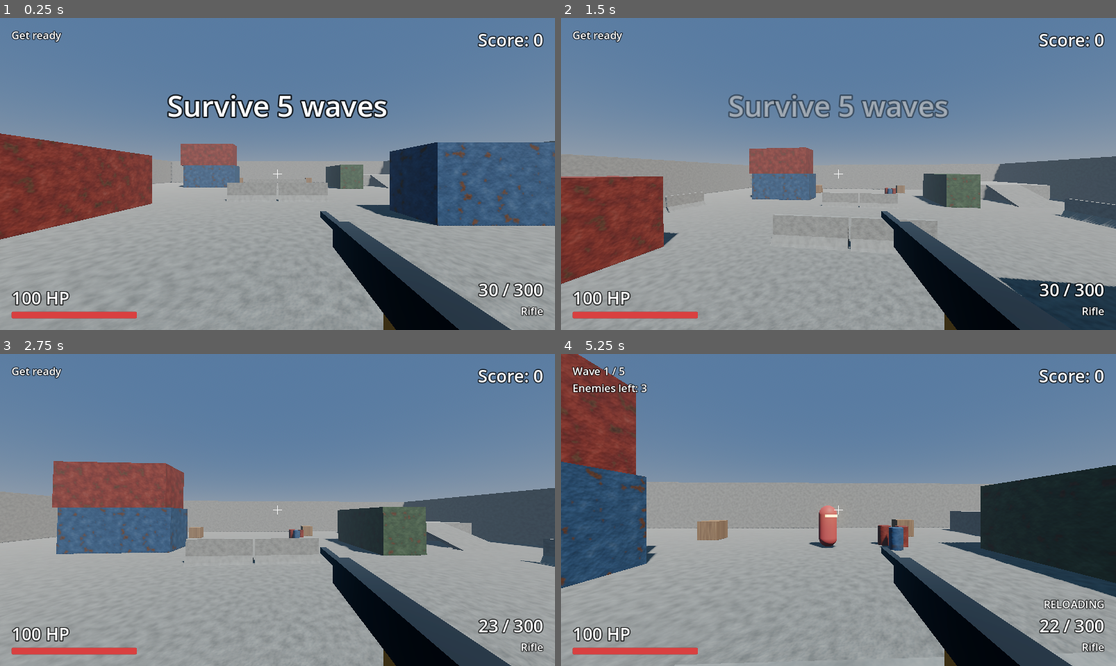
Above: before the commit, frames 1-4 (two rows, left to right).
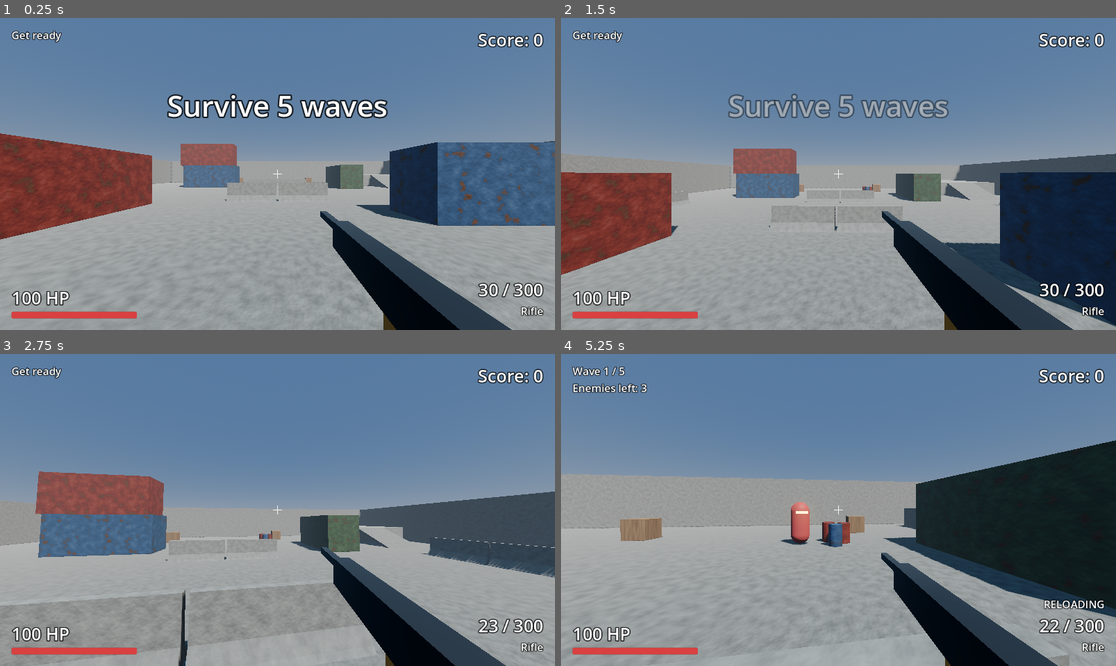
Above: after the commit, the same moments.

Repository: rynxnet/IST-ClubFallGame
Game: Godot game, scene res://scenes/main.tscn
The game is run twice, just before and just after one commit, with the same random seed, the same clock (stepped at 60 frames per second) and the same inputs.
Inputs (mouse positions are in pixels of both pictures, inside the frame that each line leads up to):
- Up to frame 1 (0.25 s): no input
- Up to frame 2 (1.5 s): move the mouse to (866, 174) at 0.52 s; hold Right mouse button (aim) 0.53-1.28 s; hold W (move_forward) from 0.53 s (still down); tap Space (jump) at 0.77, 1.07 s; tap Ctrl (crouch) at 0.8, 1.35 s; move the mouse to (810, 174) at 1.27 s
- Up to frame 3 (2.75 s): keep holding W (move_forward); tap Space (jump) at 1.52, 1.82 s; click (249, 510) at 1.55 s; move the mouse to (288, 503) at 2.02 s; press the mouse at (288, 503) at 2.03 s; tap Shift (sprint) at 2.3 s
- Up to frame 4 (5.25 s): keep holding W (move_forward); move the mouse to (832, 516) at 2.77 s; release the mouse at (832, 516) at 2.78 s; tap Shift (sprint) at 2.85 s; tap Space (jump) at 3.02, 3.32, 3.77, 4.07, 4.52, 4.55, 4.82, 5.1 s; tap Mouse wheel down (weapon_next) at 3.05 s; move the mouse to (877, 513) at 3.52 s; hold Mouse wheel down (weapon_next) 3.53-4.28 s; tap Mouse wheel up (weapon_prev) at 3.8, 4.35 s; tap R (reload) at 4.15 s; move the mouse to (794, 506) at 4.27 s; move the mouse to (844, 510) at 5.02 s; hold Right mouse button (aim) from 5.03 s (still down)

The runs differ from the first frame. In frame 1, less than 0.1% of the frame differs, in the area x 57-93%, y 62-100%; in frame 2, 15%; in frame 3, 11%; in frame 4, 22%, in the area x 0-100%, y 0-100%.

Commit message:
Player feel: ADS, crouch, sprint rules, recoil, flinch, procedural gun pose
- Aim down sights (hold aim): FOV lerps to the weapon's aim_fov, the
  WeaponHolder moves to its aim_position, mouse sensitivity scales with
  FOV, move speed drops to 3 m/s. Disabled while reloading.
- Crouch (hold): capsule 1.8 -> 1.1 m with feet kept on the floor, eye
  height 1.6 -> 0.95 m, 2.5 m/s; test_move keeps you crouched under a
  low ceiling. Fully covered behind the 1.1 m jersey barriers.
- Sprint 7 m/s only moving forward and not aiming/crouching; the gun is
  lowered and can't fire until it has come back up. Walk is 4.5 m/s.
- set_handling() every physics frame so spread follows movement.
- View recoil from each weapon's fired signal (recoil_pitch/yaw, x0.7
  aiming and crouched), recovering smoothly to zero; damage flinch and
  noise shake; landing dip and nod scaled by impact speed.
- New WeaponHolder script: sway trailing mouse look, stride-synced
  bob, idle breathing, sprint pose, per-shot kick, landing drop, ADS
  blend. Driven by the player; never reads it.
- Footsteps at stride intervals (quieter crouched), land sound.
- Health regenerates 12/s after 5 s without damage.

Co-Authored-By: Claude Opus 5.5 <noreply@anthropic.com>
Claude-Session: https://claude.ai/code/session_01KSrrXJgrBuMUYUwe6hachZ

Diff:
--- a/scenes/player/player.tscn
+++ b/scenes/player/player.tscn
@@ -1,10 +1,12 @@
-[gd_scene load_steps=5 format=3]
+[gd_scene load_steps=6 format=3]
 
 [ext_resource type="Script" path="res://scripts/player/player_controller.gd" id="1_player"]
 [ext_resource type="Script" path="res://scripts/core/health.gd" id="2_health"]
 [ext_resource type="PackedScene" path="res://scenes/weapons/rifle.tscn" id="3_rifle"]
+[ext_resource type="Script" path="res://scripts/player/weapon_holder.gd" id="4_holder"]
 
 [sub_resource type="CapsuleShape3D" id="CapsuleShape3D_body"]
+resource_local_to_scene = true
 radius = 0.4
 height = 1.8
 
@@ -28,8 +30,11 @@
 
 [node name="WeaponHolder" type="Node3D" parent="Head/Camera3D"]
 transform = Transform3D(1, 0, 0, 0, 1, 0, 0, 0, 1, 0.2, -0.19, -0.38)
+script = ExtResource("4_holder")
 
 [node name="Rifle" parent="Head/Camera3D/WeaponHolder" instance=ExtResource("3_rifle")]
 
 [node name="Health" type="Node" parent="."]
 script = ExtResource("2_health")
+regen_delay = 5.0
+regen_per_second = 12.0
--- a/scripts/player/player_controller.gd
+++ b/scripts/player/player_controller.gd
@@ -1,86 +1,337 @@
 class_name PlayerController
 extends CharacterBody3D
-## The local player's first-person body: movement, mouse look, health, and weapon input.
+## The local player's first-person body: walk/sprint/crouch/jump, mouse look, aim-down-sights,
+## view recoil, damage flinch, landing dip, footsteps, health, and weapon input.
 ##
-## Calls down into its weapons (WeaponBase children of WeaponHolder).
+## Calls down into its weapons (WeaponBase children of WeaponHolder) and into WeaponHolder,
+## which it feeds movement and aim state every frame so the gun is posed procedurally.
 ## Signals up: GameManager listens for `died`, UIManager for `health_changed` / `weapon_changed`.
+## The HUD reads `is_aiming`.
 ##
-## Not built yet (good next issues): crouch, aim-down-sights (`aim` action), footsteps.
+## Movement and firing run in `_physics_process`; purely visual smoothing (FOV, eye height,
+## camera offsets, gun pose) runs in `_process` so it stays smooth above the physics rate.
 
 signal health_changed(current: float, maximum: float)
 signal weapon_changed(weapon: WeaponBase)
 signal died
 
-@export var walk_speed: float = 5.0
-@export var sprint_speed: float = 8.0
+@export_group("Movement")
+@export var walk_speed: float = 4.5
+@export var sprint_speed: float = 7.0
+@export var crouch_speed: float = 2.5
+## Top speed while aiming down sights.
+@export var aim_speed: float = 3.0
 @export var jump_velocity: float = 4.5
 ## How quickly the player reaches target speed on the ground. Higher = snappier.
 @export var ground_acceleration: float = 12.0
 @export var air_acceleration: float = 3.0
-## Degrees of rotation per pixel of mouse movement.
+
+@export_group("Look")
+## Degrees of rotation per pixel of mouse movement at the base FOV. Scaled down while zoomed
+## so the sights don't feel twitchy.
 @export_range(0.01, 1.0) var mouse_sensitivity: float = 0.15
+@export var base_fov: float = 80.0
+## Seconds to bring the sights up to your eye (and back down).
+@export var aim_transition_time: float = 0.18
+
+@export_group("Crouch")
+@export var stand_height: float = 1.8
+## Jersey barriers are 1.1 m tall, so a crouched player fits fully behind one.
+@export var crouch_height: float = 1.1
+@export var stand_eye_height: float = 1.6
+@export var crouch_eye_height: float = 0.95
+## How quickly the view moves between standing and crouched eye height.
+@export var crouch_transition_speed: float = 10.0
+
+@export_group("Sprint")
+## Seconds to swing the gun into (and out of) the lowered sprint pose.
+@export var sprint_transition_time: float = 0.25
+## After sprinting the gun can fire once it has come back up past this point (0 = fully up).
+@export_range(0.0, 1.0) var sprint_fire_threshold: float = 0.2
+
+@export_group("Recoil")
+## How quickly the view snaps to the recoil kick. Higher = sharper.
+@export var recoil_snappiness: float = 30.0
+## How quickly the view settles back. Lower = more climb under sustained fire.
+@export var recoil_recovery: float = 4.0
+@export_range(0.0, 1.0) var aim_recoil_multiplier: float = 0.7
+@export_range(0.0, 1.0) var crouch_recoil_multiplier: float = 0.7
+## Cap on accumulated view kick, in degrees.
+@export var max_recoil_degrees: float = 12.0
+
+@export_group("Damage flinch")
+## Damage in one hit that produces a full-strength shake.
+@export var damage_for_full_shake: float = 35.0
+@export var max_shake_degrees: float = 2.0
+@export var shake_frequency: float = 20.0
+## Shake strength lost per second (1.0 = a full shake lasts one second).
+@export var shake_decay: float = 1.8
+## View jolt in degrees for a full-strength hit.
+@export var flinch_degrees: float = 4.0
+
+@export_group("Landing")
+## Falls slower than this (m/s) don't count as a landing.
+@export var land_min_speed: float = 2.5
+## Metres the view dips per m/s of impact speed.
+@export var land_dip_per_speed: float = 0.015
+@export var max_land_dip: float = 0.16
+## The view also nods down this many degrees per m/s of impact speed.
+@export var land_pitch_per_speed: float = 0.35
+@export var land_recovery: float = 7.0
+
+@export_group("Footsteps")
+## Metres per step at crouch speed; strides lengthen up to the max at sprint speed.
+@export var stride_length_min: float = 1.3
+@export var stride_length_max: float = 2.4
+@export var footstep_volume_db: float = -3.0
+@export var sprint_footstep_volume_db: float = 0.0
+@export var crouch_footstep_volume_db: float = -14.0
+
+## How quickly the view drops into a landing dip (it recovers at `land_recovery`).
+const LAND_SNAP: float = 30.0
+## Below this horizontal speed the player counts as standing still.
+const MIN_STRIDE_SPEED: float = 0.5
 
 var weapons: Array[WeaponBase] = []
 var current_weapon: WeaponBase
 ## Read by the HUD (hides the crosshair while aiming).
 var is_aiming: bool = false
 var is_crouching: bool = false
+var is_sprinting: bool = false
 var _weapon_index: int = 0
+var _horizontal_speed: float = 0.0
+var _aim_blend: float = 0.0
+var _sprint_blend: float = 0.0
+var _eye_height: float
+var _land_dip: float = 0.0
+var _land_dip_target: float = 0.0
+## Stride phase in radians; footsteps land at 0 and PI.
+var _stride_phase: float = 0.0
+## Degrees the view turned since the last frame, for weapon sway.
+var _look_delta := Vector2.ZERO
+## Camera offsets in degrees (x pitch, y yaw, z roll) from recoil, flinches and landings.
+var _view_kick := Vector3.ZERO
+var _view_kick_target := Vector3.ZERO
+var _shake_trauma: float = 0.0
+var _shake_time: float = 0.0
+var _last_health: float
+var _noise := FastNoiseLite.new()
 
 @onready var head: Node3D = $Head
 @onready var camera: Camera3D = $Head/Camera3D
-@onready var weapon_holder: Node3D = $Head/Camera3D/WeaponHolder
+@onready var weapon_holder: WeaponHolder = $Head/Camera3D/WeaponHolder
 @onready var health: Health = $Health
+@onready var collision_shape: CollisionShape3D = $CollisionShape3D
+@onready var _capsule: CapsuleShape3D = collision_shape.shape
 
 
 func _ready() -> void:
 	add_to_group("player")
-	health.health_changed.connect(health_changed.emit)
+	camera.fov = base_fov
+	_eye_height = stand_eye_height
+	head.position.y = _eye_height
+	_set_capsule_height(stand_height)
+	_noise.seed = randi()
+	_noise.frequency = 1.0
+	_last_health = health.current
+	health.health_changed.connect(_on_health_changed)
 	health.died.connect(_on_died)
 	for child in weapon_holder.get_children():
 		if child is WeaponBase:
 			weapons.append(child)
 			child.unequip()
+			child.fired.connect(_on_weapon_fired.bind(child))
 	_equip(0)
 
 
 func _unhandled_input(event: InputEvent) -> void:
 	if event is InputEventMouseMotion and Input.mouse_mode == Input.MOUSE_MODE_CAPTURED:
-		rotate_y(deg_to_rad(-event.relative.x * mouse_sensitivity))
-		head.rotate_x(deg_to_rad(-event.relative.y * mouse_sensitivity))
+		var sensitivity := mouse_sensitivity * camera.fov / base_fov
+		var pitch_before := head.rotation.x
+		rotate_y(deg_to_rad(-event.relative.x * sensitivity))
+		head.rotate_x(deg_to_rad(-event.relative.y * sensitivity))
 		head.rotation.x = clampf(head.rotation.x, deg_to_rad(-89.0), deg_to_rad(89.0))
-	elif event.is_action_pressed("reload") and current_weapon:
+		_look_delta.x -= event.relative.x * sensitivity
+		_look_delta.y += rad_to_deg(head.rotation.x - pitch_before)
+	elif event.is_action_pressed(&"reload") and current_weapon:
 		current_weapon.reload()
-	elif event.is_action_pressed("weapon_next"):
+	elif event.is_action_pressed(&"weapon_next"):
 		_equip(_weapon_index + 1)
-	elif event.is_action_pressed("weapon_prev"):
+	elif event.is_action_pressed(&"weapon_prev"):
 		_equip(_weapon_index - 1)
 
 
 func _physics_process(delta: float) -> void:
-	if not is_on_floor():
+	var was_on_floor := is_on_floor()
+	_update_crouch()
+	if not was_on_floor:
 		velocity += get_gravity() * delta
-	elif Input.is_action_just_pressed("jump"):
+	elif Input.is_action_just_pressed(&"jump") and not is_crouching:
 		velocity.y = jump_velocity
 
-	var input_dir := Input.get_vector("move_left", "move_right", "move_forward", "move_back")
+	var input_dir := Input.get_vector(&"move_left", &"move_right", &"move_forward", &"move_back")
+	is_aiming = Input.is_action_pressed(&"aim") and current_weapon != null \
+			and not current_weapon.is_reloading()
+	# Needs real speed too, so leaning into a wall doesn't drop the gun into the sprint pose.
+	is_sprinting = Input.is_action_pressed(&"sprint") and input_dir.y < -0.5 \
+			and not is_aiming and not is_crouching and _horizontal_speed > 1.0
+
 	var direction := (transform.basis * Vector3(input_dir.x, 0.0, input_dir.y)).normalized()
-	var speed := sprint_speed if Input.is_action_pressed("sprint") else walk_speed
-	var accel := ground_acceleration if is_on_floor() else air_acceleration
-	var horizontal := Vector3(velocity.x, 0.0, velocity.z).lerp(direction * speed, 1.0 - exp(-accel * delta))
+	var accel := ground_acceleration if was_on_floor else air_acceleration
+	var horizontal := Vector3(velocity.x, 0.0, velocity.z).lerp(direction * _get_target_speed(),
+			1.0 - exp(-accel * delta))
 	velocity.x = horizontal.x
 	velocity.z = horizontal.z
+	var fall_speed := -velocity.y
 	move_and_slide()
 
+	var on_floor := is_on_floor()
+	_horizontal_speed = Vector2(velocity.x, velocity.z).length()
+	if on_floor and not was_on_floor and fall_speed >= land_min_speed:
+		_on_landed(fall_speed)
+	elif on_floor:
+		_advance_stride(delta)
+
 	if current_weapon:
-		var trigger := Input.is_action_pressed("fire") if current_weapon.automatic \
-				else Input.is_action_just_pressed("fire")
-		if trigger:
-			current_weapon.try_fire()
+		current_weapon.set_handling(is_aiming, _horizontal_speed / sprint_speed, not on_floor, is_crouching)
+		# The gun is lowered while sprinting and needs a moment to come back up.
+		if not is_sprinting and _sprint_blend <= sprint_fire_threshold:
+			var trigger := Input.is_action_pressed(&"fire") if current_weapon.automatic \
+					else Input.is_action_just_pressed(&"fire")
+			if trigger:
+				current_weapon.try_fire()
+
+
+func _process(delta: float) -> void:
+	_aim_blend = move_toward(_aim_blend, 1.0 if is_aiming else 0.0,
+			delta / maxf(aim_transition_time, 0.001))
+	_sprint_blend = move_toward(_sprint_blend, 1.0 if is_sprinting else 0.0,
+			delta / maxf(sprint_transition_time, 0.001))
+	var aim_fov := current_weapon.aim_fov if current_weapon else base_fov
+	camera.fov = lerpf(base_fov, aim_fov, smoothstep(0.0, 1.0, _aim_blend))
+
+	var target_eye := crouch_eye_height if is_crouching else stand_eye_height
+	_eye_height = lerpf(_eye_height, target_eye, 1.0 - exp(-crouch_transition_speed * delta))
+	_land_dip_target = lerpf(_land_dip_target, 0.0, 1.0 - exp(-land_recovery * delta))
+	_land_dip = lerpf(_land_dip, _land_dip_target, 1.0 - exp(-LAND_SNAP * delta))
+	head.position.y = _eye_height - _land_dip
+
+	_update_camera_offset(delta)
+
+	var aim_position := current_weapon.aim_position if current_weapon else Vector3.ZERO
+	var bob_weight := _horizontal_speed / walk_speed if is_on_floor() else 0.0
+	weapon_holder.update_pose(delta, _look_delta, _aim_blend, aim_position, _sprint_blend,
+			_stride_phase, bob_weight)
+	_look_delta = Vector2.ZERO
 
 
 func take_damage(amount: float, source: Node = null) -> bool:
 	return health.take_damage(amount, source)
+
+
+func _get_target_speed() -> float:
+	var speed := walk_speed
+	if is_crouching:
+		speed = crouch_speed
+	elif is_sprinting:
+		speed = sprint_speed
+	if is_aiming:
+		speed = minf(speed, aim_speed)
+	return speed
+
+
+func _update_crouch() -> void:
+	if Input.is_action_pressed(&"crouch"):
+		if not is_crouching:
+			is_crouching = true
+			_set_capsule_height(crouch_height)
+	elif is_crouching and not test_move(global_transform, Vector3.UP * (stand_height - crouch_height)):
+		is_crouching = false
+		_set_capsule_height(stand_height)
+
+
+# Keeps the capsule's bottom at the body origin so the feet stay on the floor.
+func _set_capsule_height(height: float) -> void:
+	_capsule.height = height
+	collision_shape.position.y = height * 0.5
+
+
+func _advance_stride(delta: float) -> void:
+	if _horizontal_speed < MIN_STRIDE_SPEED:
+		return
+	var pace := clampf(inverse_lerp(crouch_speed, sprint_speed, _horizontal_speed), 0.0, 1.0)
+	var stride := lerpf(stride_length_min, stride_length_max, pace)
+	var previous := _stride_phase
+	_stride_phase += PI * _horizontal_speed * delta / stride
+	if _stride_phase >= TAU:
+		_stride_phase -= TAU
+		_play_footstep()
+	elif previous < PI and _stride_phase >= PI:
+		_play_footstep()
+
+
+func _play_footstep() -> void:
+	var volume := footstep_volume_db
+	if is_crouching:
+		volume = crouch_footstep_volume_db
+	elif is_sprinting:
+		volume = sprint_footstep_volume_db
+	Sfx.play(&"footstep", self, volume)
+
+
+func _on_landed(fall_speed: float) -> void:
+	_land_dip_target = minf(_land_dip_target + fall_speed * land_dip_per_speed, max_land_dip)
+	_view_kick_target.x -= fall_speed * land_pitch_per_speed
+	# A landing is a footfall: restart the stride so the next step comes a full stride later.
+	_stride_phase = 0.0
+	weapon_holder.land(fall_speed)
+	Sfx.play(&"land", self, clampf(remap(fall_speed, land_min_speed, 9.0, -10.0, 0.0), -10.0, 0.0))
+
+
+func _update_camera_offset(delta: float) -> void:
+	_view_kick_target = _view_kick_target.lerp(Vector3.ZERO, 1.0 - exp(-recoil_recovery * delta))
+	_view_kick = _view_kick.lerp(_view_kick_target, 1.0 - exp(-recoil_snappiness * delta))
+	var offset := _view_kick
+	if _shake_trauma > 0.0:
+		_shake_trauma = maxf(_shake_trauma - shake_decay * delta, 0.0)
+		_shake_time += delta * shake_frequency
+		# Squaring trauma makes small hits subtle and big hits violent.
+		var shake := _shake_trauma * _shake_trauma * max_shake_degrees
+		offset.x += shake * _noise.get_noise_2d(_shake_time, 0.0)
+		offset.y += shake * _noise.get_noise_2d(_shake_time, 50.0)
+		offset.z += shake * _noise.get_noise_2d(_shake_time, 100.0)
+	# Keep head pitch + kick short of straight up so the view can't flip over.
+	offset.x = minf(offset.x, 89.5 - rad_to_deg(head.rotation.x))
+	camera.rotation = Vector3(deg_to_rad(offset.x), deg_to_rad(offset.y), deg_to_rad(offset.z))
+
+
+func _on_weapon_fired(weapon: WeaponBase) -> void:
+	var strength := 1.0
+	if is_aiming:
+		strength *= aim_recoil_multiplier
+	if is_crouching:
+		strength *= crouch_recoil_multiplier
+	_view_kick_target.x = minf(_view_kick_target.x + weapon.recoil_pitch * strength, max_recoil_degrees)
+	_view_kick_target.y = clampf(
+			_view_kick_target.y + randf_range(-weapon.recoil_yaw, weapon.recoil_yaw) * strength,
+			-max_recoil_degrees, max_recoil_degrees)
+	weapon_holder.kick(weapon.recoil_pitch * strength)
+
+
+func _on_health_changed(current: float, maximum: float) -> void:
+	if current < _last_health:
+		_flinch(_last_health - current)
+	_last_health = current
+	health_changed.emit(current, maximum)
+
+
+func _flinch(damage: float) -> void:
+	var strength := clampf(damage / damage_for_full_shake, 0.15, 1.0)
+	_shake_trauma = minf(_shake_trauma + strength, 1.0)
+	var jolt := flinch_degrees * strength
+	_view_kick_target += Vector3(randf_range(-0.5, 1.0) * jolt, randf_range(-1.0, 1.0) * jolt,
+			(1.0 if randf() < 0.5 else -1.0) * randf_range(0.5, 1.0) * jolt)
+	Sfx.play(&"player_hurt", self)
 
 
 func _equip(index: int) -> void:
@@ -101,9 +352,15 @@
 	# Leave the group so enemies stop targeting us.
 	remove_from_group("player")
 	set_physics_process(false)
+	set_process(false)
 	set_process_unhandled_input(false)
+	is_aiming = false
+	is_sprinting = false
 	if current_weapon:
 		current_weapon.unequip()
-	create_tween().tween_property(head, "position:y", 0.3, 0.6) \
+	var tween := create_tween().set_parallel()
+	tween.tween_property(head, "position:y", 0.3, 0.6) \
 			.set_trans(Tween.TRANS_BOUNCE).set_ease(Tween.EASE_OUT)
+	tween.tween_property(camera, "fov", base_fov, 0.4)
+	tween.tween_property(camera, "rotation", Vector3(0.0, 0.0, deg_to_rad(18.0)), 0.6)
 	died.emit()
--- /dev/null
+++ b/scripts/player/weapon_holder.gd
@@ -0,0 +1,129 @@
+class_name WeaponHolder
+extends Node3D
+## Procedural first-person weapon motion. Sits under the camera and poses the held gun every
+## frame: hip/aim-down-sights blend, sway that trails mouse look, walk/sprint bob, the lowered
+## sprint pose, per-shot kick, a landing dip, and idle breathing.
+##
+## Purely visual and driven from above: PlayerController calls `update_pose()` once per frame,
+## plus `kick()` when a shot fires and `land()` on landing. It never reads the player.
+##
+## The transform authored in the scene is the hip pose. At full aim the holder sits exactly at
+## the weapon's `aim_position` (camera space) with no rotation, so its sight lines up with the
+## screen centre.
+
+@export_group("Sway")
+## Seconds the gun trails the view when you turn. Bigger feels heavier.
+@export var sway_lag: float = 0.025
+@export var max_sway_degrees: float = 5.0
+## How quickly sway and bob follow their targets.
+@export var sway_smoothing: float = 12.0
+## Sideways/vertical shift in metres per degree of sway.
+@export var sway_shift_per_degree: float = 0.003
+@export_range(0.0, 1.0) var aim_sway_multiplier: float = 0.3
+
+@export_group("Bob")
+## Side-to-side (x) and up-down (y) bob in metres at walking speed. Scales with speed.
+@export var bob_amplitude: Vector2 = Vector2(0.012, 0.007)
+@export var bob_roll_degrees: float = 1.2
+@export_range(0.0, 1.0) var aim_bob_multiplier: float = 0.12
+## Idle breathing rise and fall in metres.
+@export var breath_amplitude: float = 0.0015
+## Breaths per second.
+@export var breath_rate: float = 0.25
+
+@export_group("Sprint pose")
+## Offset from the hip pose (metres, camera space) when fully into the sprint pose.
+@export var sprint_offset: Vector3 = Vector3(-0.06, -0.05, 0.05)
+## Muzzle tipped down and swung across the body.
+@export var sprint_rotation_degrees: Vector3 = Vector3(-18.0, 40.0, 14.0)
+
+@export_group("Kick")
+## Metres the gun slides back toward you per degree of view recoil.
+@export var kickback_per_degree: float = 0.025
+## Muzzle rise in degrees per degree of view recoil.
+@export var kick_rise_per_degree: float = 2.5
+## Random roll per shot in degrees, at one degree of view recoil.
+@export var kick_roll_degrees: float = 1.0
+## How quickly the gun settles after a shot. Higher = snappier.
+@export var kick_recovery: float = 14.0
+## Cap on stacked kick (in degrees of view recoil) during sustained fire.
+@export var max_kick: float = 2.5
+
+@export_group("Landing")
+## Metres the gun drops per m/s of landing speed.
+@export var land_drop_per_speed: float = 0.006
+@export var max_land_drop: float = 0.06
+## Muzzle dip in degrees per centimetre of drop.
+@export var land_pitch_per_cm: float = 0.9
+@export var land_recovery: float = 6.0
+
+const LAND_SNAP: float = 30.0
+
+var _hip_position: Vector3
+var _hip_rotation: Vector3
+var _sway := Vector2.ZERO
+var _bob_weight: float = 0.0
+var _breath_phase: float = 0.0
+var _kick: float = 0.0
+var _kick_roll: float = 0.0
+var _land_target: float = 0.0
+var _land: float = 0.0
+
+
+func _ready() -> void:
+	_hip_position = position
+	_hip_rotation = rotation
+
+
+## Call once per frame.
+## `look_delta`: degrees the view turned this frame (x = yaw left, y = pitch up).
+## `aim_blend` / `sprint_blend`: 0..1 progress into aiming / the sprint pose.
+## `aim_position`: the held weapon's camera-space sight offset.
+## `bob_phase`: stride phase in radians; 0 and PI are footfalls.
+## `bob_weight`: horizontal speed / walk speed (0 when airborne).
+func update_pose(delta: float, look_delta: Vector2, aim_blend: float, aim_position: Vector3,
+		sprint_blend: float, bob_phase: float, bob_weight: float) -> void:
+	var aim := smoothstep(0.0, 1.0, aim_blend)
+	var sprint := smoothstep(0.0, 1.0, sprint_blend)
+	var follow := 1.0 - exp(-sway_smoothing * delta)
+
+	# Swaying against the turn rate (not the per-frame delta) keeps it framerate independent.
+	var sway_target := (look_delta * (-sway_lag / maxf(delta, 0.001))).limit_length(max_sway_degrees)
+	_sway = _sway.lerp(sway_target, follow)
+	_bob_weight = lerpf(_bob_weight, bob_weight, follow)
+	_breath_phase = fmod(_breath_phase + TAU * breath_rate * delta, TAU)
+	var settle := exp(-kick_recovery * delta)
+	_kick *= settle
+	_kick_roll *= settle
+	_land_target *= exp(-land_recovery * delta)
+	_land = lerpf(_land, _land_target, 1.0 - exp(-LAND_SNAP * delta))
+
+	var sway := _sway * lerpf(1.0, aim_sway_multiplier, aim)
+	var bob := _bob_weight * lerpf(1.0, aim_bob_multiplier, aim)
+	var stride_side := sin(bob_phase)
+
+	var pos := _hip_position.lerp(aim_position, aim) + sprint_offset * sprint
+	pos.x += -sway.x * sway_shift_per_degree + stride_side * bob_amplitude.x * bob
+	# -cos(2 * phase) puts the low point of the bob on each footfall.
+	pos.y += sway.y * sway_shift_per_degree - cos(2.0 * bob_phase) * bob_amplitude.y * bob \
+			+ sin(_breath_phase) * breath_amplitude * lerpf(1.0, 0.5, aim) - _land
+	pos.z += _kick * kickback_per_degree
+
+	var rot := _hip_rotation.lerp(Vector3.ZERO, aim) + sprint_rotation_degrees * (sprint * PI / 180.0)
+	rot.x += deg_to_rad(sway.y + _kick * kick_rise_per_degree - _land * 100.0 * land_pitch_per_cm)
+	rot.y += deg_to_rad(sway.x)
+	rot.z += deg_to_rad(sway.x * 0.5 + stride_side * bob_roll_degrees * bob + _kick_roll)
+	position = pos
+	rotation = rot
+
+
+## A shot fired. `strength` is the view recoil it caused, in degrees.
+func kick(strength: float) -> void:
+	_kick = minf(_kick + strength, max_kick)
+	_kick_roll = clampf(_kick_roll + randf_range(-kick_roll_degrees, kick_roll_degrees) * strength,
+			-kick_roll_degrees * max_kick, kick_roll_degrees * max_kick)
+
+
+## The wielder hit the ground at `impact_speed` m/s.
+func land(impact_speed: float) -> void:
+	_land_target = minf(_land_target + impact_speed * land_drop_per_speed, max_land_drop)
Not shown, added: scripts/player/weapon_holder.gd.uid
